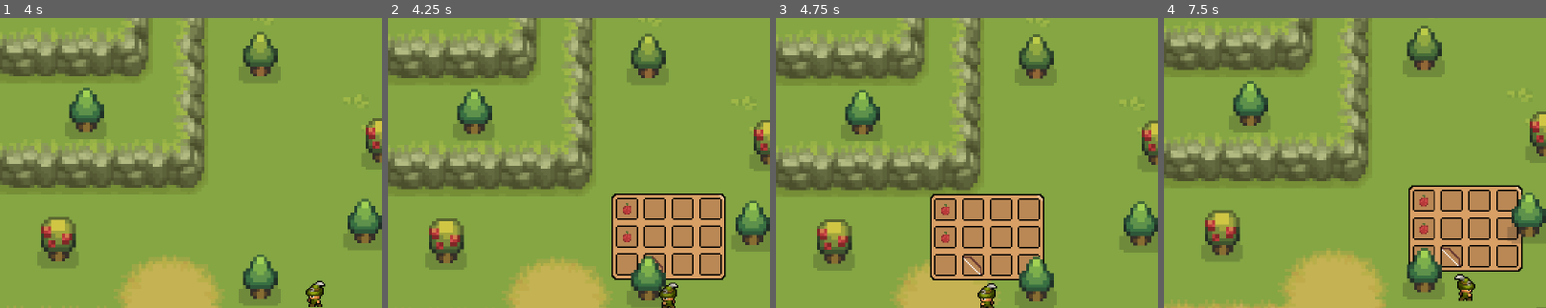
Above: before the commit, frames 1-4 (left to right).
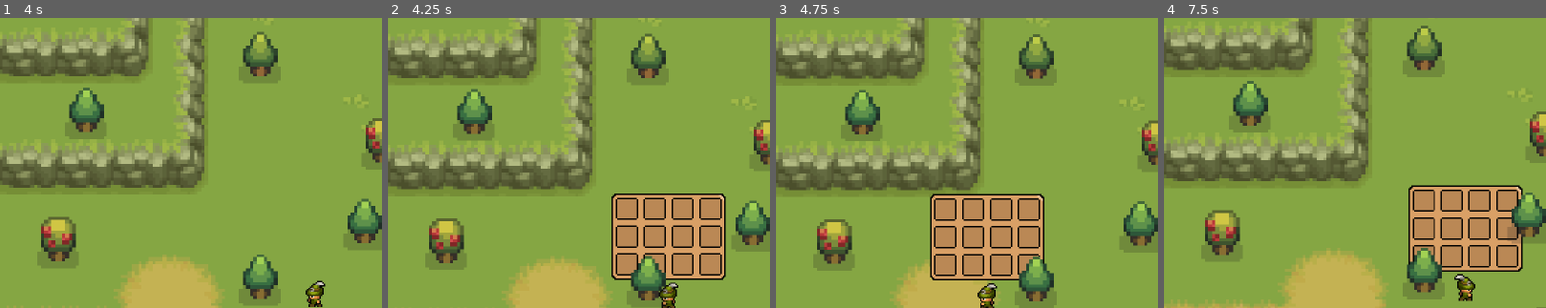
Above: after the commit, the same moments.

Repository: gari199/Godot-SurvivalGame
Game: Godot game, scene res://scenes/world.tscn
Same seed, same stepped clock (60 frames per second), same inputs: the game is played once before the commit and once after it.
Inputs:
- Up to frame 1 (4 s): tap Enter at 0.5 s; hold D (right) 0.53-1.28 s; tap E (pick) every 0.75 s from 0.6 to 3.6 s; tap Space at 1.25 s; hold S (down) 1.28-2.03 s; hold D (right) 2.03-2.78 s; hold W (up) 2.78-3.53 s; hold A (left) from 3.53 s (still down)
- Up to frame 2 (4.25 s): keep holding A (left); tap I (inventory) at 4.15 s
- Up to frame 3 (4.75 s): keep holding A (left); tap E (pick) at 4.35 s
- Up to frame 4 (7.5 s): release A (left) at 5.03 s; hold S (down) 5.03-5.78 s; tap E (pick) every 0.75 s from 5.1 to 7.35 s; hold D (right) 5.78-6.53 s; hold W (up) 6.53-7.28 s; hold D (right) from 7.28 s (still down)
The pictures show only the part of the screen within x 27-77%, y 2-52%; the shares and areas given below are measured in that part.

Frame 1 is identical in both runs. In frame 2, 0.2% of the frame differs, in the area x 61-72%, y 63-88%; in frame 3, 0.2%; in frame 4, 0.3%, in the area x 66-78%, y 60-86%.

Commit message:
Large house and door interactive component

Diff:
--- a/inventory/player_inv.tres
+++ b/inventory/player_inv.tres
@@ -1,10 +1,8 @@
-[gd_resource type="Resource" script_class="Inv" load_steps=5 format=3 uid="uid://dvq66nmx6ga2m"]
+[gd_resource type="Resource" script_class="Inv" load_steps=3 format=3 uid="uid://dvq66nmx6ga2m"]
 
 [ext_resource type="Script" path="res://inventory/inventory_item.gd" id="1_66n5m"]
-[ext_resource type="Resource" uid="uid://b50onypfk41wf" path="res://inventory/items/apple.tres" id="2_nnyfn"]
-[ext_resource type="Resource" uid="uid://dwj8kkhyyajiw" path="res://inventory/items/bow.tres" id="2_rc5h5"]
 [ext_resource type="Script" path="res://inventory/inventory.gd" id="3_i3vyf"]
 
 [resource]
 script = ExtResource("3_i3vyf")
-items = Array[ExtResource("1_66n5m")]([ExtResource("2_nnyfn"), null, null, null, ExtResource("2_nnyfn"), null, null, null, null, ExtResource("2_rc5h5"), null, null])
+items = Array[ExtResource("1_66n5m")]([])
